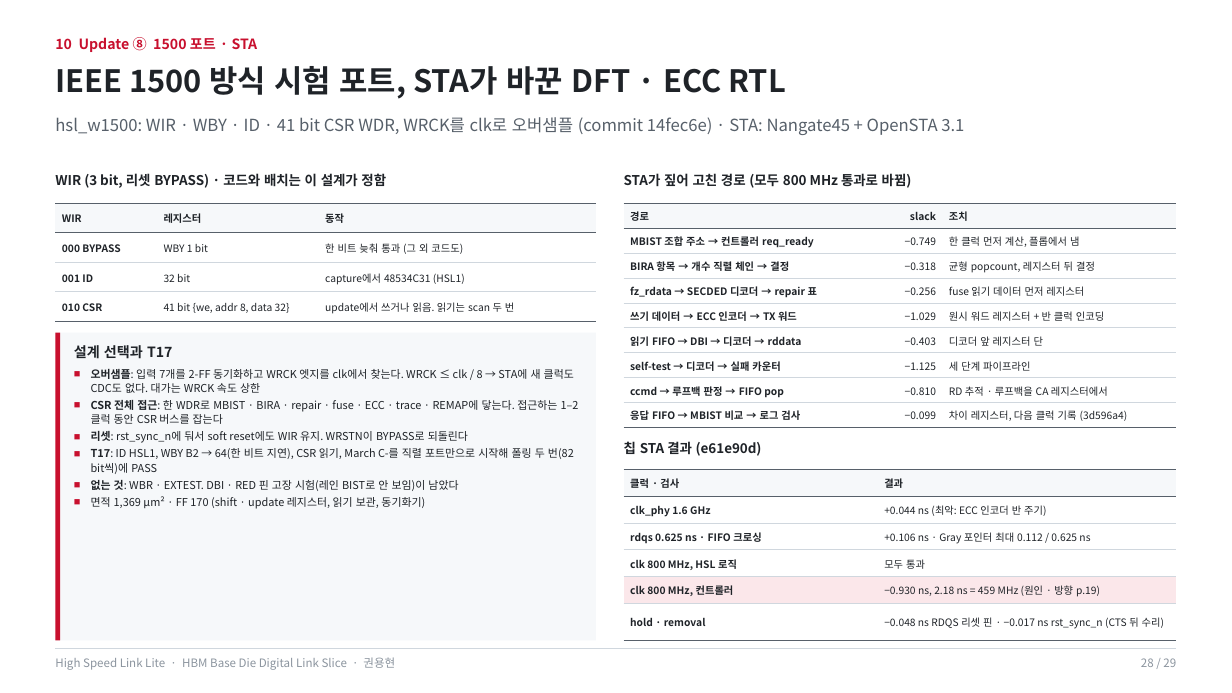
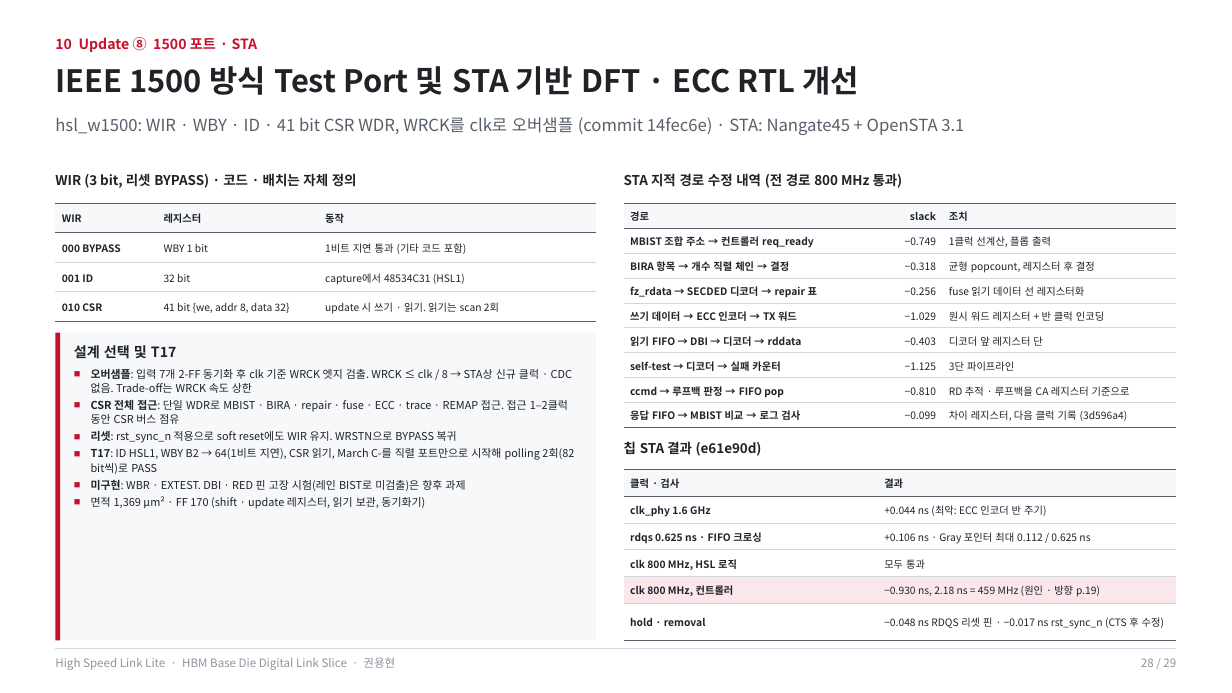
Before and after one commit to yhkwon-git/High_Speed_Link_Lite, a slide deck: slide 28 of portfolio-deck/HighSpeedLinkLite_Portfolio.pptx. Drawn at 1232x693 pixels with LibreOffice and Linux fonts; fonts in the diff are those of the drawing. Boxes give left, top, right and bottom in pixels: in the first picture for what was removed or moved away, otherwise in the second. Text is boxed around its words. In the diff, an @@ line names an element or a change of style, - is before the commit and + after.

```diff
--- a/portfolio-deck/HighSpeedLinkLite_Portfolio.pptx
+++ b/portfolio-deck/HighSpeedLinkLite_Portfolio.pptx
@@ text at box(55, 66, 859, 95): text changed @@
-IEEE 1500 방식 시험 포트, STA가 바꾼 DFT · ECC RTL
+IEEE 1500 방식 Test Port 및 STA 기반 DFT · ECC RTL 개선
@@ text at box(55, 173, 357, 188): text changed @@
-WIR (3 bit, 리셋 BYPASS) · 코드와 배치는 이 설계가 정함
+WIR (3 bit, 리셋 BYPASS) · 코드 · 배치는 자체 정의
@@ text at box(624, 173, 903, 188): text changed @@
-STA가 짚어 고친 경로 (모두 800 MHz 통과로 바뀜)
+STA 지적 경로 수정 내역 (전 경로 800 MHz 통과)
@@ table at box(55, 203, 596, 322) @@
-row 2, column 3: 한 비트 늦춰 통과 (그 외 코드도)
+row 2, column 3: 1비트 지연 통과 (기타 코드 포함)
-row 4, column 3: update에서 쓰거나 읽음. 읽기는 scan 두 번
+row 4, column 3: update 시 쓰기 · 읽기. 읽기는 scan 2회
@@ table at box(624, 203, 1177, 428) @@
-row 2, column 3: 한 클럭 먼저 계산, 플롭에서 냄
+row 2, column 3: 1클럭 선계산, 플롭 출력
-row 3, column 3: 균형 popcount, 레지스터 뒤 결정
+row 3, column 3: 균형 popcount, 레지스터 후 결정
-row 4, column 3: fuse 읽기 데이터 먼저 레지스터
+row 4, column 3: fuse 읽기 데이터 선 레지스터화
-row 7, column 3: 세 단계 파이프라인
+row 7, column 3: 3단 파이프라인
-row 8, column 3: RD 추적 · 루프백을 CA 레지스터에서
+row 8, column 3: RD 추적 · 루프백을 CA 레지스터 기준으로
@@ text at box(74, 345, 574, 491): text changed @@
-설계 선택과 T17
-■ 오버샘플: 입력 7개를 2-FF 동기화하고 WRCK 엣지를 clk에서 찾는다. WRCK ≤ clk / 8 → STA에 새 클럭도 CDC도 없다. 대가는 WRCK 속도 상한
-■ CSR 전체 접근: 한 WDR로 MBIST · BIRA · repair · fuse · ECC · trace · REMAP에 닿는다. 접근하는 1–2클럭 동안 CSR 버스를 잡는다
-■ 리셋: rst_sync_n에 둬서 soft reset에도 WIR 유지. WRSTN이 BYPASS로 되돌린다
-■ T17: ID HSL1, WBY B2 → 64(한 비트 지연), CSR 읽기, March C-를 직렬 포트만으로 시작해 폴링 두 번(82 bit씩)에 PASS
-■ 없는 것: WBR · EXTEST. DBI · RED 핀 고장 시험(레인 BIST로 안 보임)이 남았다
+설계 선택 및 T17
+■ 오버샘플: 입력 7개 2-FF 동기화 후 clk 기준 WRCK 엣지 검출. WRCK ≤ clk / 8 → STA상 신규 클럭 · CDC 없음. Trade-off는 WRCK 속도 상한
+■ CSR 전체 접근: 단일 WDR로 MBIST · BIRA · repair · fuse · ECC · trace · REMAP 접근. 접근 1–2클럭 동안 CSR 버스 점유
+■ 리셋: rst_sync_n 적용으로 soft reset에도 WIR 유지. WRSTN으로 BYPASS 복귀
+■ T17: ID HSL1, WBY B2 → 64(1비트 지연), CSR 읽기, March C-를 직렬 포트만으로 시작해 polling 2회(82 bit씩)로 PASS
+■ 미구현: WBR · EXTEST. DBI · RED 핀 고장 시험(레인 BIST로 미검출)은 향후 과제
@@ table at box(624, 470, 1177, 633) @@
-row 6, column 2: −0.048 ns RDQS 리셋 핀 · −0.017 ns rst_sync_n (CTS 뒤 수리)
+row 6, column 2: −0.048 ns RDQS 리셋 핀 · −0.017 ns rst_sync_n (CTS 후 수정)
```
Also in this commit, not shown: 26 other slides changed, 1 other file.
